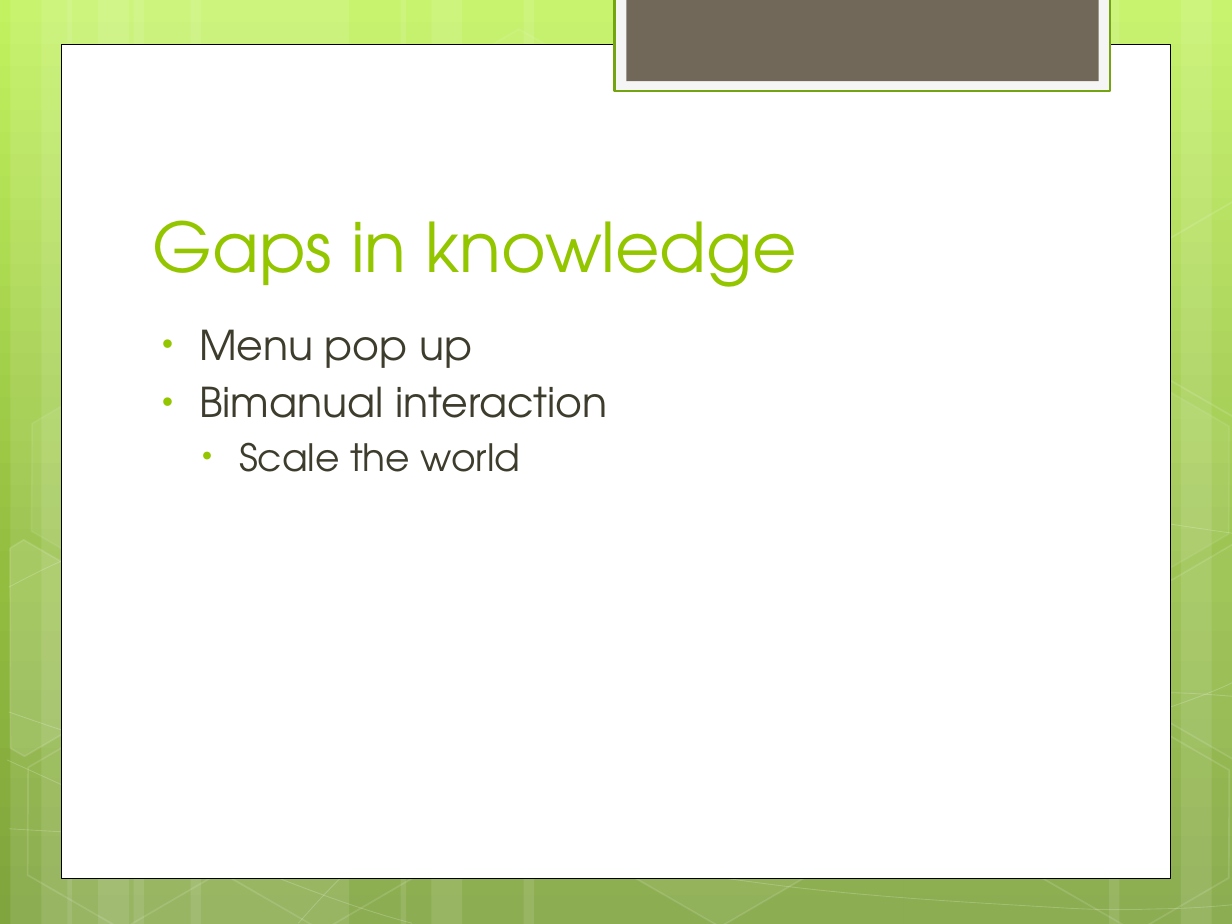
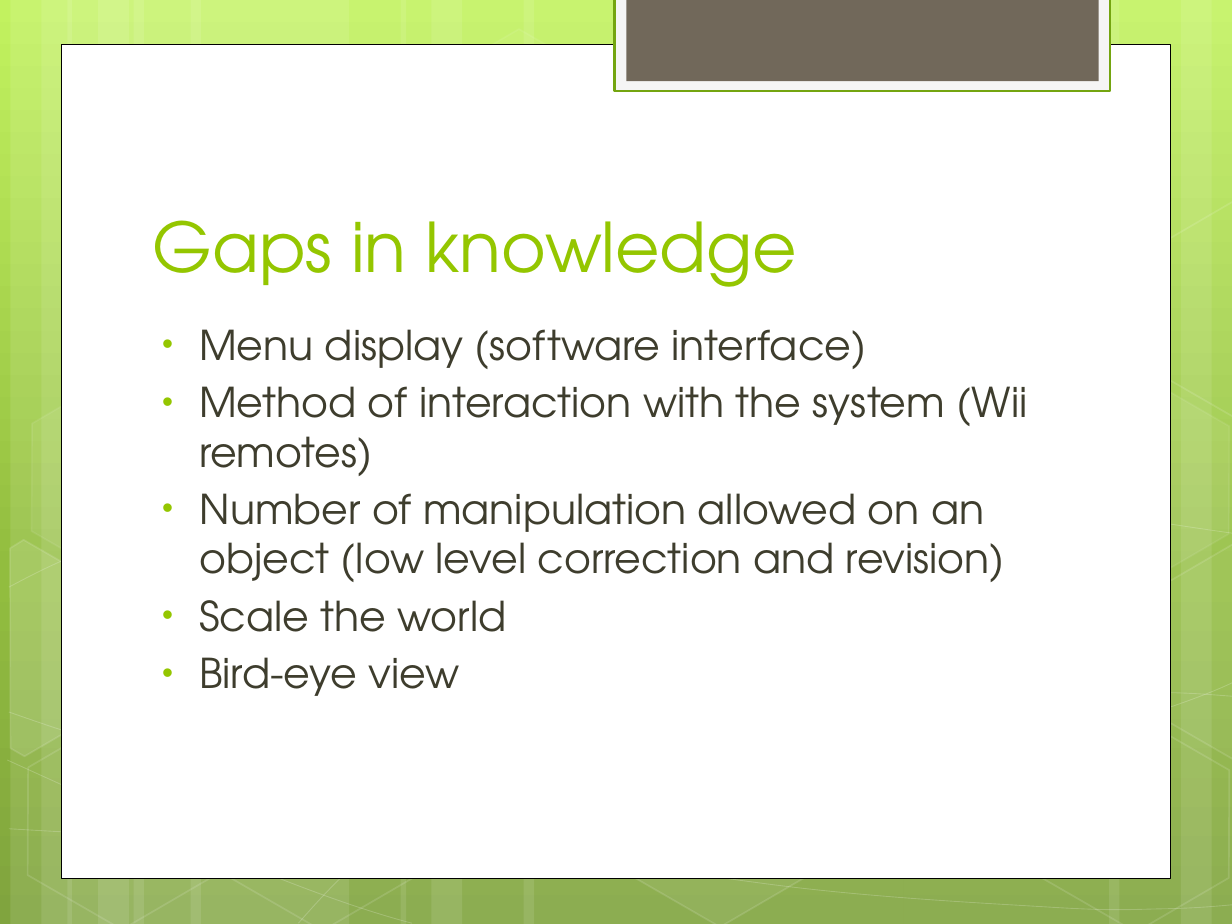
Before and after one commit to jmh045000/utd_cs6301_project, a slide deck: slide 3 of final/Presentation.pptx. Drawn at 1232x924 pixels with LibreOffice and Linux fonts; fonts in the diff are those of the drawing. Boxes give left, top, right and bottom in pixels: in the first picture for what was removed or moved away, otherwise in the second. Text is boxed around its words. In the diff, an @@ line names an element or a change of style, - is before the commit and + after.

```diff
--- a/final/Presentation.pptx
+++ b/final/Presentation.pptx
@@ text at bbox=[199, 329, 1028, 582]: text changed @@
-• Menu pop up
-• Bimanual interaction
+• Menu display (software interface)
+• Method of interaction with the system (Wii remotes)
+• Number of manipulation allowed on an object (low level correction and revision)
@@ text at bbox=[199, 600, 507, 632]: size 22 to 24 pt in "Scale the world"; list level 2 to 1 in "Scale the world" @@
@@ text at bbox=[199, 657, 460, 696]: paragraph added @@
+• Bird-eye view
```
Also in this commit, not shown: 10 other files.
